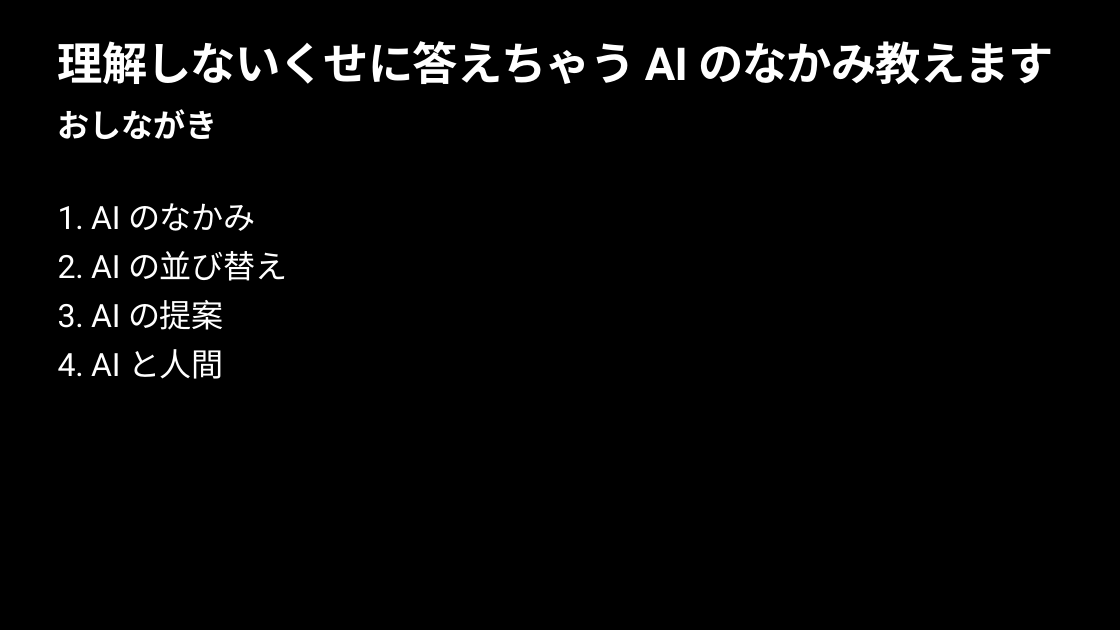
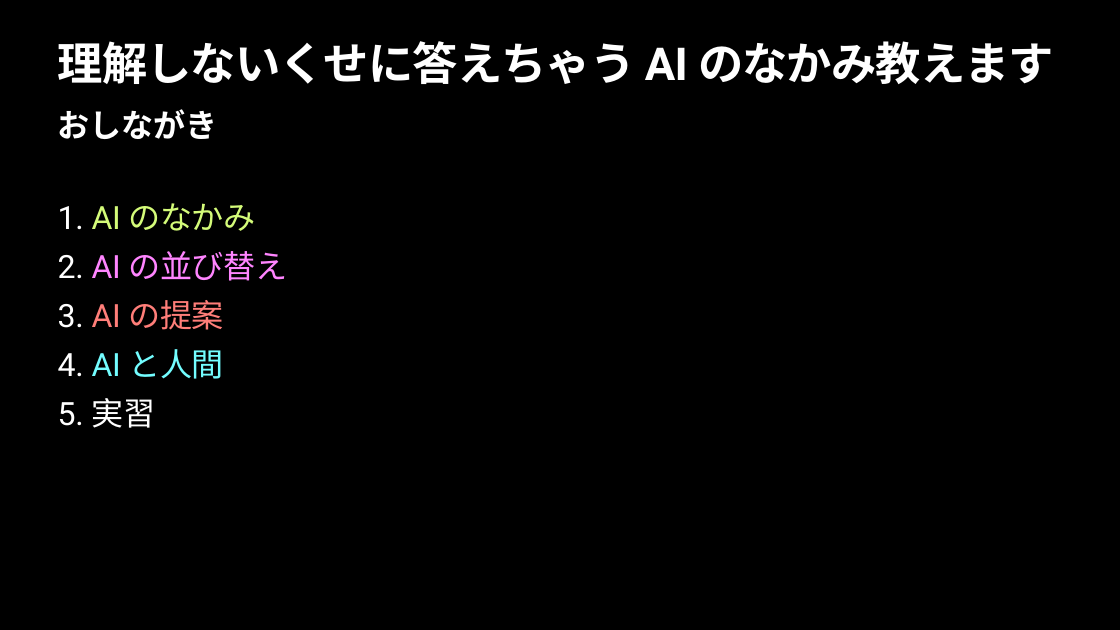
Before and after one commit to madokanishimura-next/genAI_lecture, a slide deck: slide 2 of intro_genAI_slides.pptx. Drawn at 1120x630 pixels with LibreOffice and Linux fonts; fonts in the diff are those of the drawing. Boxes give left, top, right and bottom in pixels: in the first picture for what was removed or moved away, otherwise in the second. Text is boxed around its words. In the diff, an @@ line names an element or a change of style, - is before the commit and + after.

```diff
--- a/intro_genAI_slides.pptx
+++ b/intro_genAI_slides.pptx
@@ text at (58, 203, 287, 379): text colour #FFFFFF to #D4FB79 in "AI のなかみ"; text colour #FFFFFF to #FF85FF in "AI の並び替え"; text colour #FFFFFF to #FF7E79 in "AI の提案"; text colour #FFFFFF to #73FDFF in "AI と人間" @@
@@ text at (58, 398, 156, 428): paragraph added @@
+5. 実習
```
Also in this commit, not shown: 5 other slides changed, 3 other files.
